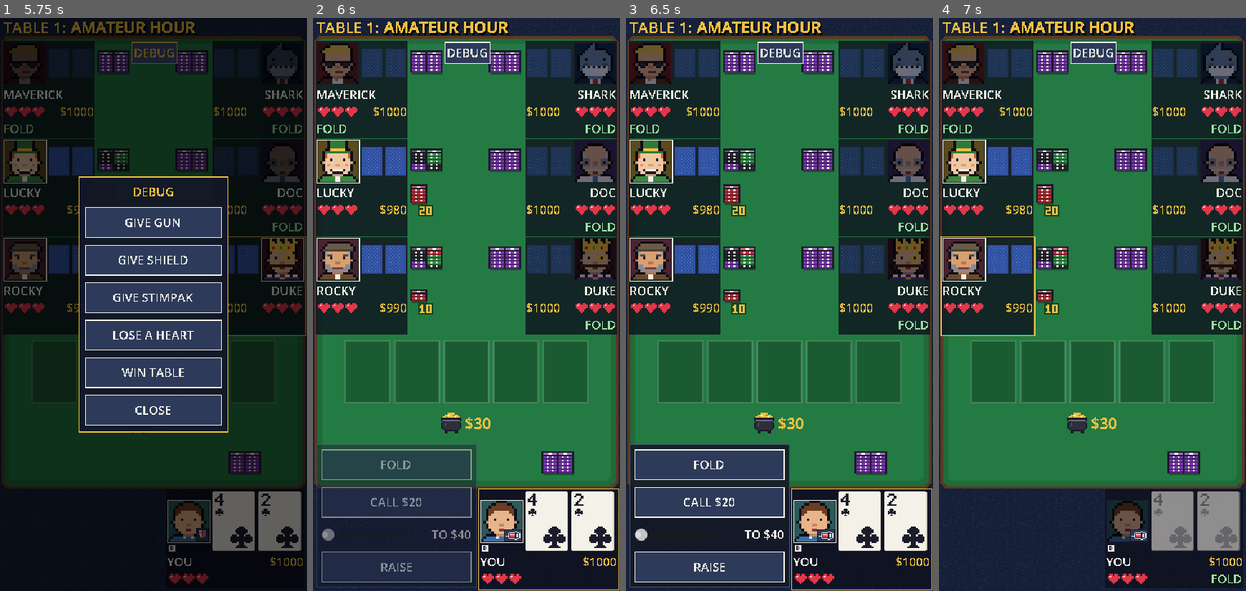
Above: before the commit, frames 1-4 (left to right).
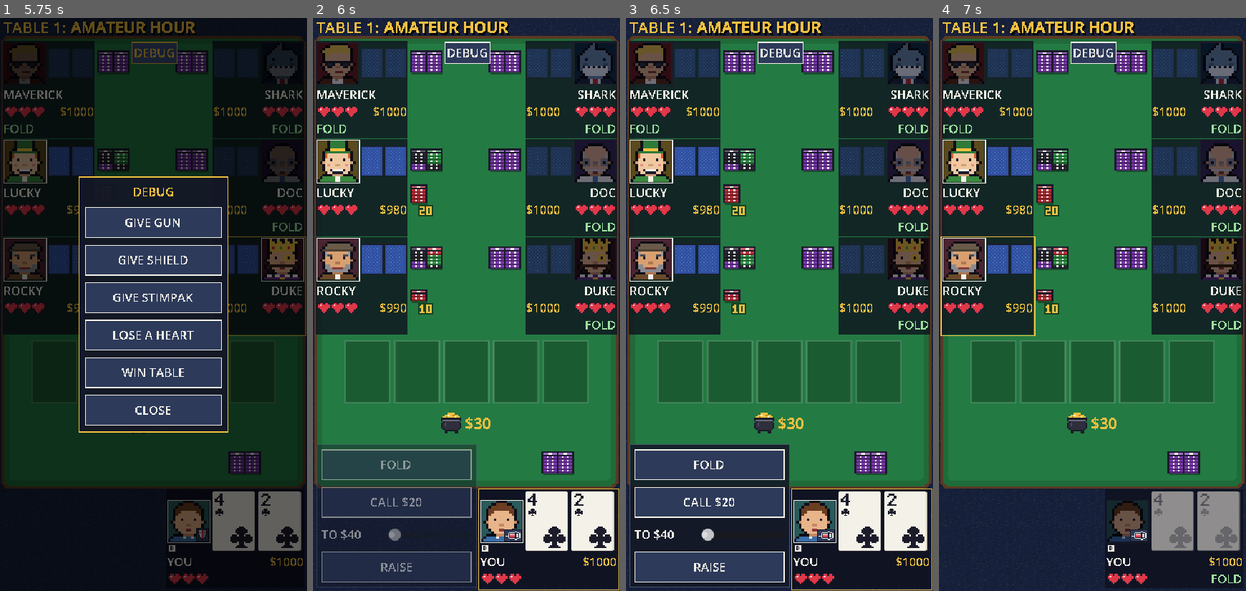
Above: after the commit, the same moments.

Repository: ryanlacroix/poker2
Game: Godot game, scene res://scenes/main_menu.tscn
The game is run twice, just before and just after one commit, with the same random seed, the same clock (stepped at 60 frames per second) and the same inputs.
Inputs (mouse positions are in pixels of both pictures, inside the frame that each line leads up to):
- Up to frame 1 (5.75 s): move the mouse to (221, 275) at 0.52 s; tap F at 0.6 s; click (221, 275) at 0.67 s; click "JOIN TABLE" at 1.25 s; click "DEBUG" at 2 s; click "GIVE GUN" at 2.75 s; click "DEBUG" at 3.5 s; click "GIVE SHIELD" at 4.25 s; click "DEBUG" at 5 s
- Up to frame 2 (6 s): click "GIVE STIMPAK" at 5.75 s
- Up to frame 3 (6.5 s): no input
- Up to frame 4 (7 s): click "FOLD" at 6.5 s

Frame 1 is identical in both runs. In frame 2, 0.3% of the frame differs, in the area x 2-52%, y 89-92%; in frame 3, 0.3%; in frame 4, nothing differs.

Commit message:
make slider easier to use

Diff:
--- a/scripts/ui/table_scene.gd
+++ b/scripts/ui/table_scene.gd
@@ -359,14 +359,15 @@
 		_submit(Decision.new(Poker.Action.CHECK if _to_call == 0 else Poker.Action.CALL)))
 	y += button_h + gap
 
+	# The raise amount on the left, its slider on the right.
+	_raise_label = Label.new()
+	_raise_label.horizontal_alignment = HORIZONTAL_ALIGNMENT_LEFT
+	_raise_label.vertical_alignment = VERTICAL_ALIGNMENT_CENTER
+	UiTheme.add_at(_action_bar, _raise_label, Vector2(pad, y), Vector2(74, slider_h))
 	_raise_slider = HSlider.new()
 	_raise_slider.step = 1
-	UiTheme.add_at(_action_bar, _raise_slider, Vector2(pad, y), Vector2(inner - 78, slider_h))
+	UiTheme.add_at(_action_bar, _raise_slider, Vector2(pad + 78, y), Vector2(inner - 78, slider_h))
 	_raise_slider.value_changed.connect(func(_value: float) -> void: _update_raise_label())
-	_raise_label = Label.new()
-	_raise_label.horizontal_alignment = HORIZONTAL_ALIGNMENT_RIGHT
-	_raise_label.vertical_alignment = VERTICAL_ALIGNMENT_CENTER
-	UiTheme.add_at(_action_bar, _raise_label, Vector2(pad + inner - 74, y), Vector2(74, slider_h))
 	y += slider_h + gap
 
 	_raise_button = _action_button("RAISE", y, func() -> void:
@@ -425,6 +426,9 @@
 	var can_raise := p.chips > to_call
 	_raise_button.disabled = not can_raise
 	_raise_slider.editable = can_raise and max_to > min_to
+	# Exponential, so the low end moves in small steps and the high end in big ones.
+	# It needs a minimum above zero.
+	_raise_slider.exp_edit = min_to > 0
 	_raise_slider.min_value = min_to
 	_raise_slider.max_value = max_to
 	_raise_slider.value = min_to
